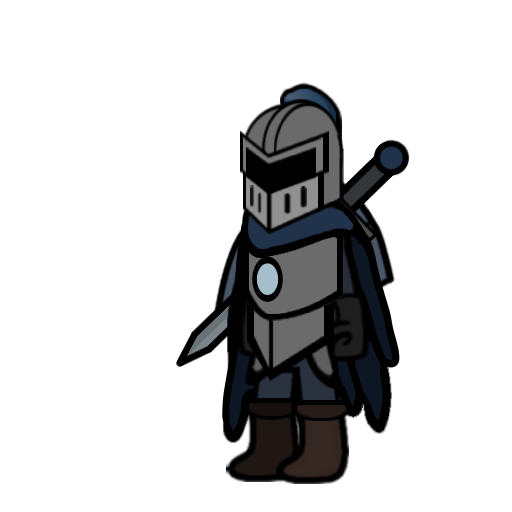
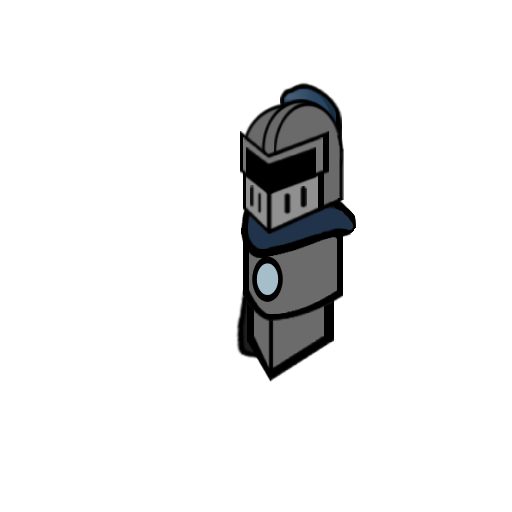
Comparing the layer stacks of the two 512×512 images. Changes:
added layer "Helmet Merged" in group "Sideways" over [176, 139, 410, 384]
hid group "Helmet" (1st of 2, in "Sideways") (32 layers) over [219, 139, 410, 284]
hid group "Chestplate" (1st of 2, in "Sideways") (14 layers) over [205, 139, 402, 445]
added layer "Chestplate Merged" in group "Sideways" over [176, 139, 410, 484]
hid group "ArmRight" (1st of 2, in "Sideways") (2 layers) over [256, 187, 400, 384]
hid group "Legs" (1st of 2, in "Sideways") (22 layers) over [176, 139, 410, 484]
hid "Paint Layer 19" over [253, 187, 381, 379]
hid "Cape" (1st of 3, in "Sideways") over [176, 139, 410, 448]
hid group "Cape" (2nd of 3, in "Sideways") (2 layers) over [176, 197, 400, 453]
hid group "Sword" (1st of 2, in "Sideways") (3 layers) over [176, 139, 410, 421]
hid "Shield" (1st of 2, in "Sideways") over [176, 139, 410, 382]
